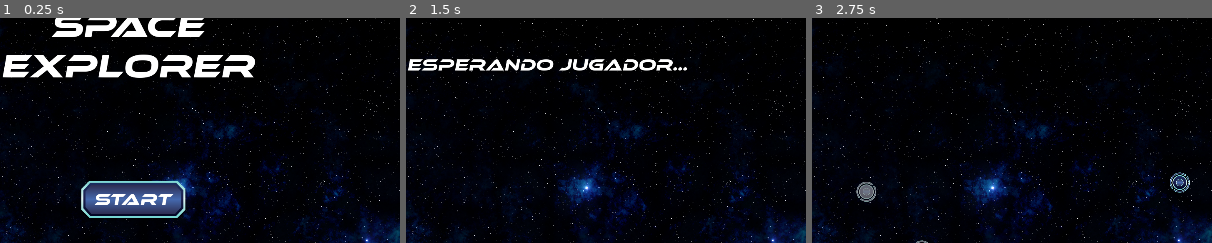
Above: before the commit, frames 1-3 (left to right).
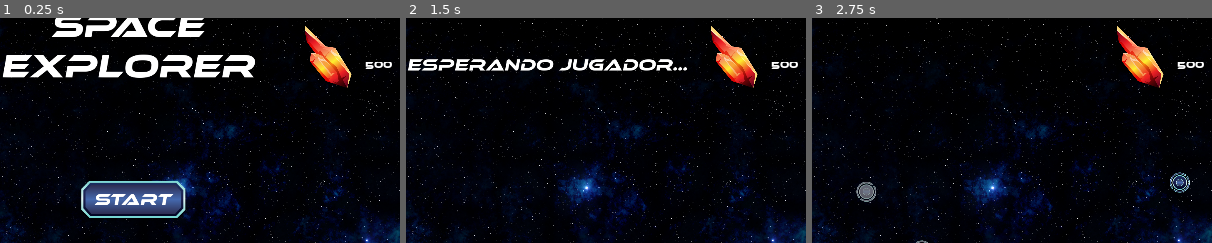
Above: after the commit, the same moments.

Repository: martinbelcic/Space
Game: Godot game, scene res://Main.tscn
The game is run twice, just before and just after one commit, with the same random seed, the same clock (stepped at 60 frames per second) and the same inputs.
Inputs (mouse positions are % of the whole screen's width and height, from its top left):
- Up to frame 1 (0.25 s): no input
- Up to frame 2 (1.5 s): click (52, 51) at 0.5 s; click (43, 74) at 1.25 s
- Up to frame 3 (2.75 s): click (4, 91) at 2 s
The pictures show only the part of the screen within x 35-85%, y 10-60%; the shares and areas given below are measured in that part.

The runs differ from the first frame. In frame 1, 1.6% of the frame differs, in the area x 76-98%, y 3-32%; in frame 2, 1.6%; in frame 3, 1.6%.
Error in both runs: Invalid get index '1' (on base: 'Array'). (res://LabelIP.gd:9)

Commit message:
Agregado de funcionalidad boton de compra

Diff:
--- a/Main.gd
+++ b/Main.gd
@@ -28,7 +28,7 @@
 
 # Called when the node enters the scene tree for the first time.
 func _ready():
-	get_node("Menu_Control/Ship_Control/Label_Money").text = str(plata)
+	get_node("Menu_Control/Label_Money").text = str(plata)
 	get_node("Menu_Control").show()
 	get_node("Menu_Control/Main_Control").show()
 	get_node("Menu_Control/Map_Control").hide()
@@ -249,7 +249,10 @@
 	get_node("Menu_Control/Main_Control").show()
 
 func _on_Button_Buy_pressed():
-	naves_bloquadas[pos_naves_actual] = 0
+	if (plata >= naves_precios[pos_naves_actual]):
+		naves_bloquadas[pos_naves_actual] = 0
+		plata = plata - naves_precios[pos_naves_actual]
+		get_node("Menu_Control/Label_Money").text = str(plata)
 	carga_nave(pos_naves_actual)
 
 #--------------------------------------------------------------
--- a/Main.tscn
+++ b/Main.tscn
@@ -39,14 +39,14 @@
 [ext_resource path="res://Font/Dynamic_Font.tres" type="DynamicFont" id=37]
 [ext_resource path="res://Font/ethnocentric rg it.ttf" type="DynamicFontData" id=38]
 [ext_resource path="res://Textures/Texture_1_Specular.png" type="Texture" id=39]
-[ext_resource path="res://Images/UI/Ship Menu/Crystal_02.png" type="Texture" id=40]
-[ext_resource path="res://Server.gd" type="Script" id=41]
-[ext_resource path="res://Images/UI/Server Menu/Conectado.png" type="Texture" id=42]
-[ext_resource path="res://Images/UI/Server Menu/Esperando.png" type="Texture" id=43]
-[ext_resource path="res://ButtonSend.gd" type="Script" id=44]
-[ext_resource path="res://Images/UI/Server Menu/Backward_BTN.png" type="Texture" id=45]
-[ext_resource path="res://LabelIP.gd" type="Script" id=46]
-[ext_resource path="res://Finish_Control.gd" type="Script" id=47]
+[ext_resource path="res://Server.gd" type="Script" id=40]
+[ext_resource path="res://Images/UI/Server Menu/Conectado.png" type="Texture" id=41]
+[ext_resource path="res://Images/UI/Server Menu/Esperando.png" type="Texture" id=42]
+[ext_resource path="res://ButtonSend.gd" type="Script" id=43]
+[ext_resource path="res://Images/UI/Server Menu/Backward_BTN.png" type="Texture" id=44]
+[ext_resource path="res://LabelIP.gd" type="Script" id=45]
+[ext_resource path="res://Finish_Control.gd" type="Script" id=46]
+[ext_resource path="res://Images/UI/Ship Menu/Crystal_02.png" type="Texture" id=47]
 
 [sub_resource type="CanvasItemMaterial" id=1]
 blend_mode = 1
@@ -512,115 +512,115 @@
 margin_top = 771.011
 margin_right = 971.926
 margin_bottom = 785.011
-custom_fonts/font = SubResource( 5 )
+custom_fonts/font = SubResource( 4 )
 
 [node name="Sprite_Ship_Blocked" type="Sprite" parent="Menu_Control/Ship_Control"]
 position = Vector2( 1097.95, 554.131 )
 scale = Vector2( 0.0443604, 0.0312201 )
 texture = ExtResource( 39 )
 
-[node name="Sprite_Money" type="Sprite" parent="Menu_Control/Ship_Control"]
+[node name="Server" type="Control" parent="Menu_Control"]
+editor/display_folded = true
+visible = false
+script = ExtResource( 40 )
+
+[node name="LabelStatus" type="Label" parent="Menu_Control/Server"]
+visible = false
+margin_left = 226.0
+margin_top = 45.0
+margin_right = 353.0
+margin_bottom = 59.0
+
+[node name="Conectado" type="Sprite" parent="Menu_Control/Server"]
+visible = false
+position = Vector2( 670, 200 )
+texture = ExtResource( 41 )
+centered = false
+
+[node name="Esperando" type="Sprite" parent="Menu_Control/Server"]
+position = Vector2( 670, 200 )
+texture = ExtResource( 42 )
+centered = false
+
+[node name="LabelUserCount" type="Label" parent="Menu_Control/Server"]
+visible = false
+margin_left = 256.858
+margin_top = 138.142
+margin_right = 296.858
+margin_bottom = 152.142
+
+[node name="TextToSend" type="LineEdit" parent="Menu_Control/Server"]
+visible = false
+margin_left = 249.842
+margin_top = 337.847
+margin_right = 515.842
+margin_bottom = 361.847
+
+[node name="ButtonSend" type="Button" parent="Menu_Control/Server"]
+visible = false
+margin_left = 249.672
+margin_top = 393.213
+margin_right = 361.672
+margin_bottom = 413.213
+text = "Send"
+script = ExtResource( 43 )
+
+[node name="Button_Volver" type="Button" parent="Menu_Control/Server"]
+margin_left = 50.0
+margin_top = 950.0
+margin_right = 272.0
+margin_bottom = 1166.0
+rect_scale = Vector2( 0.3, 0.3 )
+icon = ExtResource( 44 )
+flat = true
+
+[node name="LabelIP" type="Label" parent="Menu_Control/Server"]
+visible = false
+margin_left = 263.404
+margin_top = 177.219
+margin_right = 556.404
+margin_bottom = 191.219
+script = ExtResource( 45 )
+
+[node name="Panel" type="Panel" parent="Menu_Control/Server"]
+visible = false
+margin_right = 1024.0
+margin_bottom = 600.0
+
+[node name="Finish_Control" type="Control" parent="Menu_Control"]
+editor/display_folded = true
+visible = false
+margin_right = 40.0
+margin_bottom = 40.0
+script = ExtResource( 46 )
+
+[node name="Label_Status" type="Label" parent="Menu_Control/Finish_Control"]
+margin_left = 249.589
+margin_top = 143.881
+margin_right = 1745.59
+margin_bottom = 349.881
+custom_fonts/font = SubResource( 5 )
+
+[node name="Butto_Back_To_Map" type="Button" parent="Menu_Control/Finish_Control"]
+margin_left = 50.0
+margin_top = 950.0
+margin_right = 272.0
+margin_bottom = 1166.0
+rect_scale = Vector2( 0.3, 0.3 )
+icon = ExtResource( 13 )
+flat = true
+
+[node name="Sprite_Money" type="Sprite" parent="Menu_Control"]
 position = Vector2( 1464.42, 206.173 )
 scale = Vector2( 0.5, 0.5 )
-texture = ExtResource( 40 )
-
-[node name="Label_Money" type="Label" parent="Menu_Control/Ship_Control"]
+texture = ExtResource( 47 )
+
+[node name="Label_Money" type="Label" parent="Menu_Control"]
 margin_left = 1552.0
 margin_top = 210.0
 margin_right = 1717.0
 margin_bottom = 249.0
 custom_fonts/font = ExtResource( 37 )
-
-[node name="Server" type="Control" parent="Menu_Control"]
-editor/display_folded = true
-visible = false
-script = ExtResource( 41 )
-
-[node name="LabelStatus" type="Label" parent="Menu_Control/Server"]
-visible = false
-margin_left = 226.0
-margin_top = 45.0
-margin_right = 353.0
-margin_bottom = 59.0
-
-[node name="Conectado" type="Sprite" parent="Menu_Control/Server"]
-visible = false
-position = Vector2( 670, 200 )
-texture = ExtResource( 42 )
-centered = false
-
-[node name="Esperando" type="Sprite" parent="Menu_Control/Server"]
-position = Vector2( 670, 200 )
-texture = ExtResource( 43 )
-centered = false
-
-[node name="LabelUserCount" type="Label" parent="Menu_Control/Server"]
-visible = false
-margin_left = 256.858
-margin_top = 138.142
-margin_right = 296.858
-margin_bottom = 152.142
-
-[node name="TextToSend" type="LineEdit" parent="Menu_Control/Server"]
-visible = false
-margin_left = 249.842
-margin_top = 337.847
-margin_right = 515.842
-margin_bottom = 361.847
-
-[node name="ButtonSend" type="Button" parent="Menu_Control/Server"]
-visible = false
-margin_left = 249.672
-margin_top = 393.213
-margin_right = 361.672
-margin_bottom = 413.213
-text = "Send"
-script = ExtResource( 44 )
-
-[node name="Button_Volver" type="Button" parent="Menu_Control/Server"]
-margin_left = 50.0
-margin_top = 950.0
-margin_right = 272.0
-margin_bottom = 1166.0
-rect_scale = Vector2( 0.3, 0.3 )
-icon = ExtResource( 45 )
-flat = true
-
-[node name="LabelIP" type="Label" parent="Menu_Control/Server"]
-visible = false
-margin_left = 263.404
-margin_top = 177.219
-margin_right = 556.404
-margin_bottom = 191.219
-script = ExtResource( 46 )
-
-[node name="Panel" type="Panel" parent="Menu_Control/Server"]
-visible = false
-margin_right = 1024.0
-margin_bottom = 600.0
-
-[node name="Finish_Control" type="Control" parent="Menu_Control"]
-editor/display_folded = true
-visible = false
-margin_right = 40.0
-margin_bottom = 40.0
-script = ExtResource( 47 )
-
-[node name="Label_Status" type="Label" parent="Menu_Control/Finish_Control"]
-margin_left = 249.589
-margin_top = 143.881
-margin_right = 1745.59
-margin_bottom = 349.881
-custom_fonts/font = SubResource( 6 )
-
-[node name="Butto_Back_To_Map" type="Button" parent="Menu_Control/Finish_Control"]
-margin_left = 50.0
-margin_top = 950.0
-margin_right = 272.0
-margin_bottom = 1166.0
-rect_scale = Vector2( 0.3, 0.3 )
-icon = ExtResource( 13 )
-flat = true
 
 [connection signal="pressed" from="Menu_Control/Main_Control/Button_Start" to="." method="_on_Button_Start_pressed"]
 [connection signal="pressed" from="Menu_Control/Main_Control/Button_Ships" to="." method="_on_Button_Ships_pressed"]
Not shown: 1 places in Main.tscn that only renumber resources
